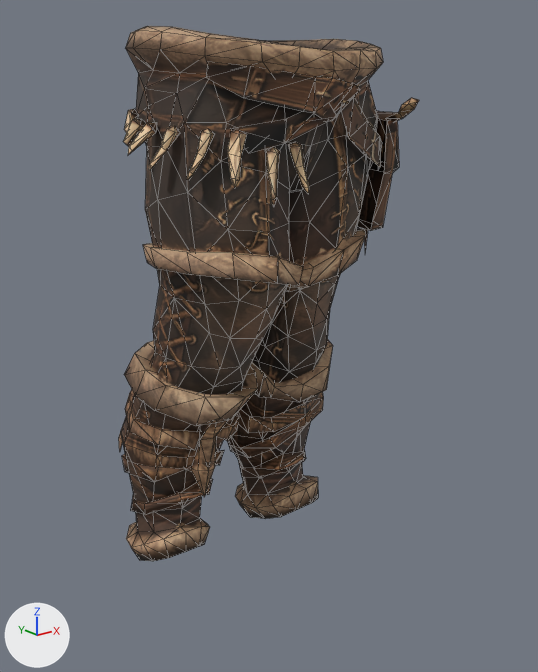
The glTF model godot-client/assets/actors/native/equipment/rugged_ranger_legwear_08.glb, before and after one commit.
Camera for both pictures: a 50 mm camera at (-0.753, -0.957, 0.985) aimed at (0.021, 0.011, 0.598). Every picture has the same lights, and +X, +Y and +Z are marked at lower left. The first picture is the older version. Mesh edges are drawn as thin lines. Vertices at exactly the same position are counted once.

The first picture shows 'Furwrap Breeches'.
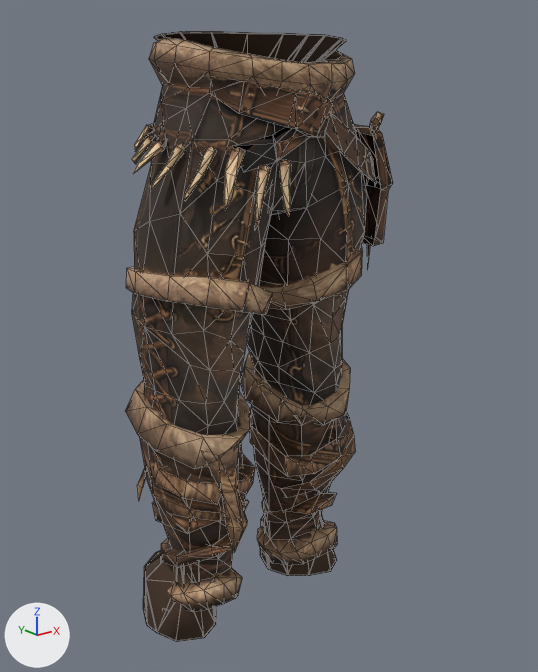
What differs and where, as boxes (x1, y1, x2, y2) in the pictures (538 x 672 px; the box of a moved part takes in the faces that stretch with it):
```json
{"object": "Furwrap Breeches", "change": "reshaped", "before": [119, 26, 419, 561], "after": [125, 37, 393, 612], "on screen": "11% narrower, 7% taller"}
{"object": "GeneratedLegBacking", "change": "added", "after": [143, 31, 346, 642], "on screen": "mostly hidden"}
{"object": "GeneratedLegBackingWithBoots", "change": "added", "after": [176, 563, 199, 583], "on screen": "mostly hidden"}
{"part": 1, "of": "me_furwrap_breeches", "change": "moved or reshaped", "before": [122, 450, 224, 515], "after": [153, 500, 249, 568]}
{"part": 2, "of": "me_furwrap_breeches", "change": "moved or reshaped", "before": [119, 26, 419, 561], "after": [125, 37, 393, 612]}
```

Edits to the scene script, one JSON object a line:
```json
{"op": "add", "block": "mat_furwrap_breeches_backing", "code": ["mat_furwrap_breeches_backing = principled_material('Furwrap Breeches Backing')", "mat_furwrap_breeches_backing.base_color = (0.0685, 0.0369, 0.0203)  # brown #4a3627", "mat_furwrap_breeches_backing.roughness = 1.0"]}
{"block": "me_furwrap_breeches", "where": "# used by ob_furwrap_breeches; location = (0.0, 0.0, 0.0)"}
{"op": "remove", "block": "me_furwrap_breeches", "code": "me_furwrap_breeches.from_pydata(...)  # 844 vertices, 1442 faces; spans x -0.228..0.235, y -0.185..0.201, z 0.184..1.088"}
{"op": "add", "block": "me_furwrap_breeches", "code": "me_furwrap_breeches.from_pydata(...)  # 844 vertices, 1442 faces; spans x -0.225..0.249, y -0.134..0.176, z 0.1..1.075"}
{"block": "me_furwrap_breeches", "change": "me_furwrap_breeches part 1: the loose piece of 38 vertices spanning x -0.208..-0.03, y 0.03..0.192, z 0.272..0.398 is multiplied about its middle by the matrix ((0.883, 0.0, 0.0), (0.0, 1.048, -0.008), (0.0, 0.0, 1.079)), then moved by (0.007, -0.073, -0.072)"}
{"block": "me_furwrap_breeches", "change": "me_furwrap_breeches part 2: 806 of 844 vertices moved; they spanned x -0.228..0.235, y -0.185..0.201, z 0.184..1.088 and now span x -0.225..0.249, y -0.134..0.176, z 0.1..1.075; mean shift (0.008, -0.008, -0.044); largest move (-0.138, 0.004, 0.394) -> (-0.133, -0.088, 0.327)"}
{"op": "add", "block": "me_generatedlegbackingwithboots", "code": ["me_generatedlegbackingwithboots = bpy.data.meshes.new('GeneratedLegBackingWithBoots')", "me_generatedlegbackingwithboots.from_pydata(...)  # 860 vertices, 1716 faces; spans x -0.196..0.197, y -0.105..0.157, z 0.049..1.081", "me_generatedlegbackingwithboots.materials.append(mat_furwrap_breeches_backing)  # brown #4a3627"]}
{"op": "add", "block": "me_generatedlegbacking", "code": ["me_generatedlegbacking = bpy.data.meshes.new('GeneratedLegBacking')", "me_generatedlegbacking.from_pydata(...)  # 860 vertices, 1716 faces; spans x -0.206..0.205, y -0.105..0.163, z 0.05..1.081", "me_generatedlegbacking.materials.append(mat_furwrap_breeches_backing)  # brown #4a3627"]}
{"op": "add", "block": "ob_generatedlegbackingwithboots", "code": ["ob_generatedlegbackingwithboots = bpy.data.objects.new('GeneratedLegBackingWithBoots', me_generatedlegbackingwithboots)", "ob_generatedlegbackingwithboots.location = (0.0, 0.0, 0.0)"]}
{"op": "add", "block": "ob_generatedlegbacking", "code": ["ob_generatedlegbacking = bpy.data.objects.new('GeneratedLegBacking', me_generatedlegbacking)", "ob_generatedlegbacking.location = (0.0, 0.0, 0.0)"]}
```
